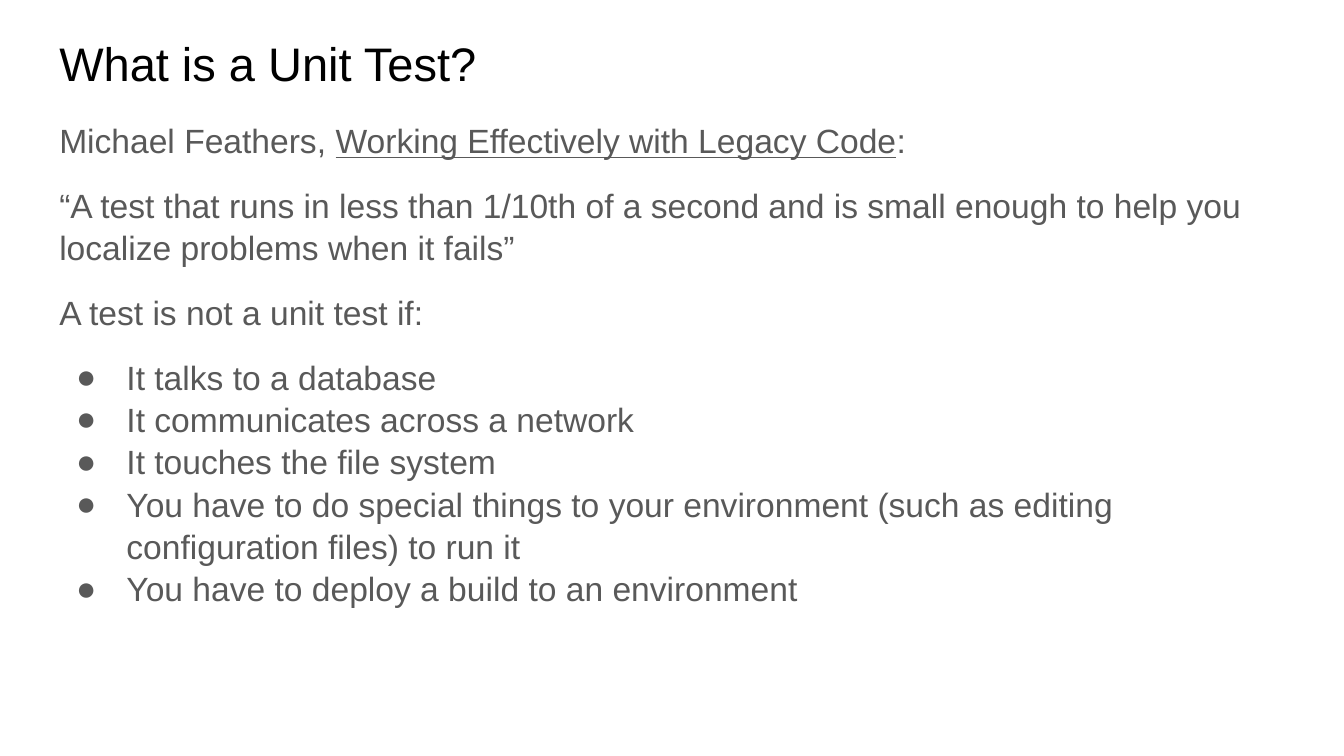
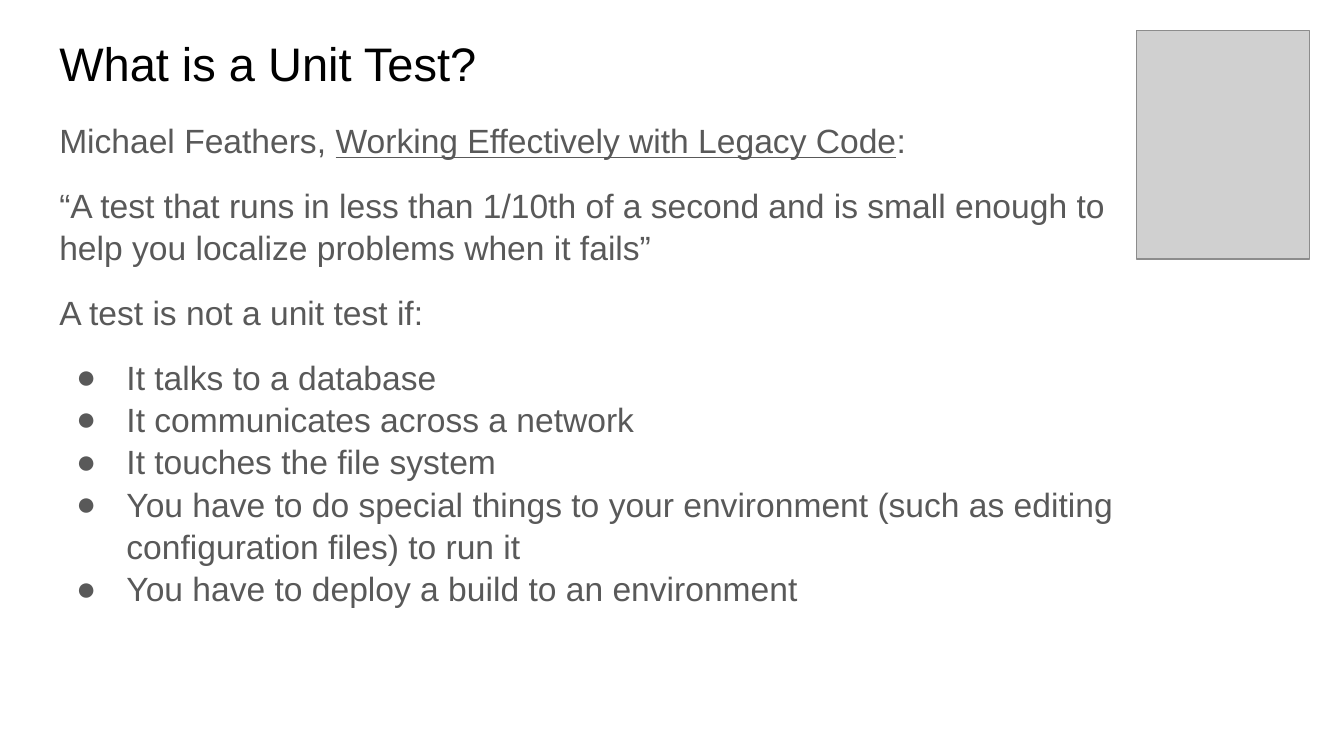
Before and after one commit to steverb1/Decks, a slide deck: slide 4 of codeCoverage.pptx. Drawn at 1344x756 pixels with LibreOffice and Linux fonts; fonts in the diff are those of the drawing; grey boxes stand for pictures. Boxes give left, top, right and bottom in pixels: in the first picture for what was removed or moved away, otherwise in the second. Text is boxed around its words. In the diff, an @@ line names an element or a change of style, - is before the commit and + after.

```diff
--- a/codeCoverage.pptx
+++ b/codeCoverage.pptx
@@ picture added at (x1=1137, y1=31, x2=1309, y2=259) @@
@@ text "Michael Feathers, Working Effectively with ..." rewrapped from (x1=59, y1=128, x2=1241, y2=608) to (x1=59, y1=128, x2=1113, y2=608) @@
```
Also in this commit, not shown: 1 other slide changed.
